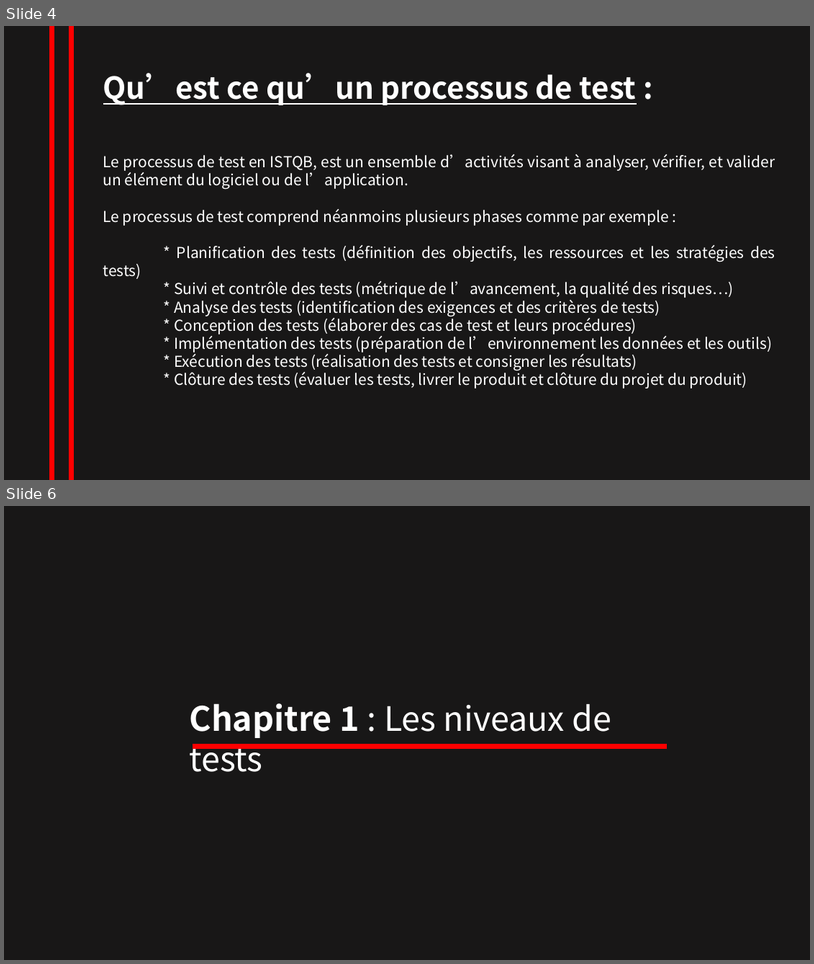
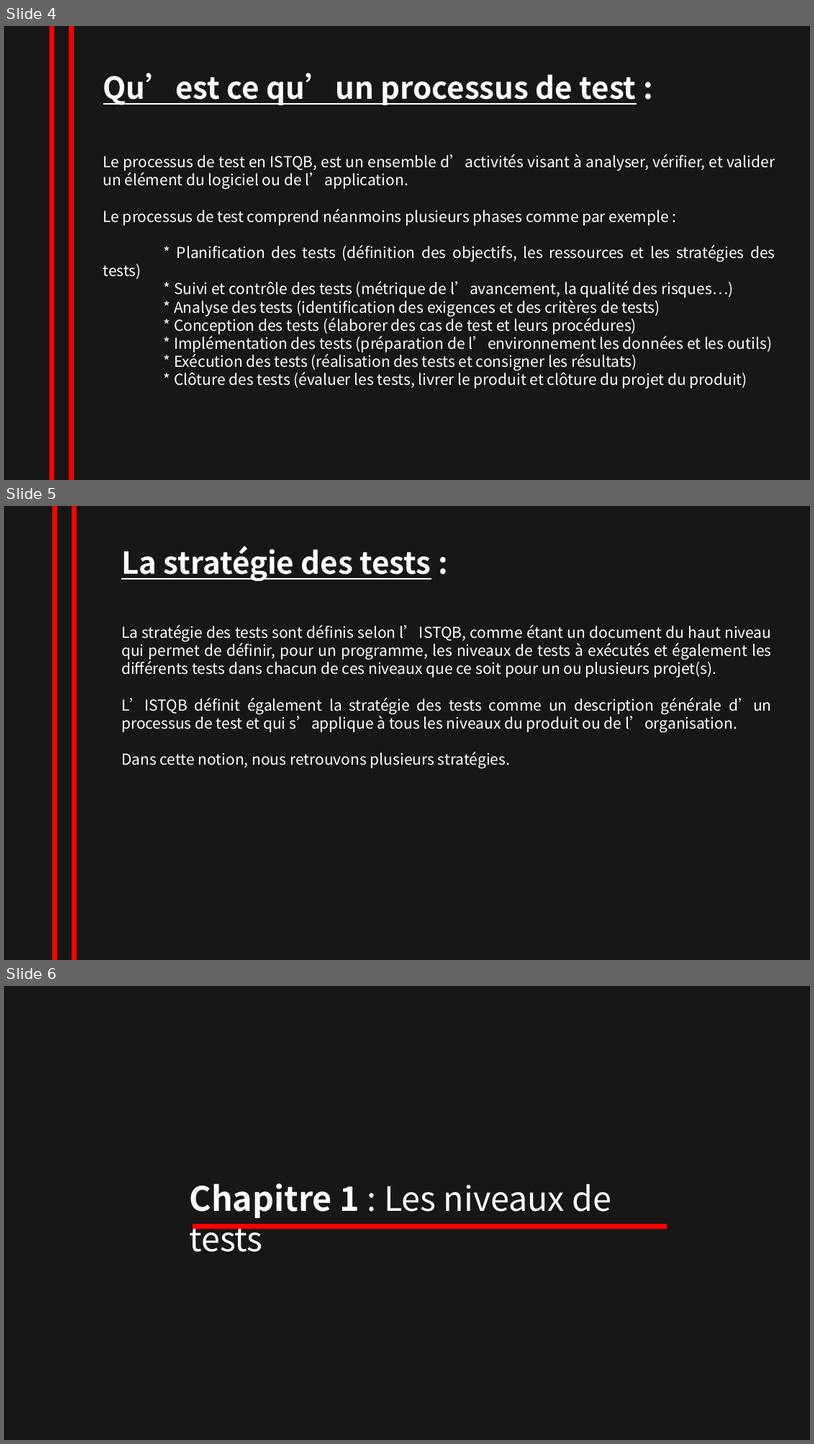
Before and after one commit to NesrineZitouni11/nesrine_zitouni, a slide deck: TRAVAUX/powerpointRevisionISTQB.pptx. Shown one above the other, each under a label of ours: slides 4 and 6 before the commit, slides 4, 5 and 6 after it; the slides between them are not shown. The pictures are 814x964 and 814x1444 pixels, drawn with LibreOffice and Linux fonts; fonts in the diff are those of the drawing. Boxes give left, top, right and bottom in pixels: in the first picture for what was removed or moved away, otherwise in the second. Text is boxed around its words. In the diff, an @@ line names an element or a change of style, - is before the commit and + after.

```diff
--- a/TRAVAUX/powerpointRevisionISTQB.pptx
+++ b/TRAVAUX/powerpointRevisionISTQB.pptx
@@ slide 5 added at (x1=4, y1=506, x2=810, y2=960), background #181717 @@
@@ line added from (55, 506) to (55, 960), #FF0000 6 pt @@
@@ line added from (75, 506) to (75, 960), #FF0000 6 pt @@
@@ text added at (x1=121, y1=546, x2=432, y2=582), 36 pt, text #FFFFFF, bold, underline @@
+La stratégie des tests :
@@ text added at (x1=121, y1=625, x2=772, y2=768), 18 pt, text #FFFFFF @@
+La stratégie des tests sont définis selon l’ISTQB, comme étant un document du haut niveau qui permet de définir, pour un programme, les niveaux de tests à exécutés et également les différents tests dans chacun de ces niveaux que ce soit pour un ou plusieurs projet(s).
+L’ISTQB définit également la stratégie des tests comme un description générale d’un processus de test et qui s’applique à tous les niveaux du produit ou de l’organisation.
+Dans cette notion, nous retrouvons plusieurs stratégies.
```
Also in this commit, not shown: 1 slide changed, 2 other slides added, 1 slide removed.
